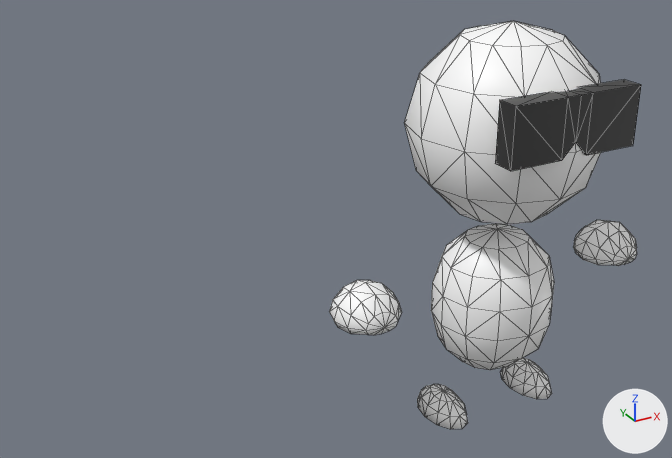
The COLLADA model models/character/dummy.dae as it was, and as the next commit left it.
One viewpoint serves both versions: a camera (50 mm lens) standing at (-3.07, -3.73, 3.18) and looking at (-0.94, 0.14, 1.25). The axes (+X, +Y, +Z) are drawn at lower right. The lights are the same throughout. Mesh edges are drawn as thin lines.

Before the edit, the objects in view are built like this:
```python
me_sphere_002 = bpy.data.meshes.new('Sphere.002')
me_sphere_002.from_pydata(...)  # 334 vertices, 644 faces; spans x -1.04..1.04, y -0.54..0.54, z 0.0..2.25
me_sphere_002.materials.append(mat_material_001)  # white #ffffff
me_sphere_003 = bpy.data.meshes.new('Sphere.003')
me_sphere_003.from_pydata(...)  # 20 vertices, 36 faces; spans x -0.388..0.388, y -0.534..-0.418, z 1.682..1.995
me_sphere_003.materials.append(mat_material_002)  # black #333333
ob_body = bpy.data.objects.new('body', me_sphere_002)
ob_body.location = (0.0, 0.0, 0.0)
ob_glasses = bpy.data.objects.new('glasses', me_sphere_003)
ob_glasses.location = (0.0, 0.0, 0.0)
```
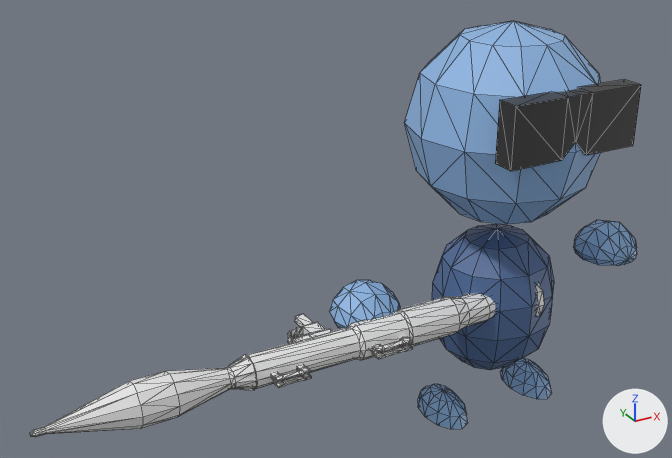
Changed parts and their boxes (x1, y1, x2, y2) in the pictures (672 x 458 px):
'rlauncher', added: after (30, 283, 544, 437)
    faces in mat_rlauncher (its picture is missing): (248, 283, 544, 389)
    faces in mat_material (its picture is missing): (30, 354, 257, 437)
part 1 of me_sphere_002, recoloured (white to blue): (329, 21, 637, 429) in both
part 2 of me_sphere_002, recoloured (white to blue): (432, 224, 554, 370) in both

What the commit changed:
Material 'shirt' (mat_shirt) is new.
Its base color is (0.0759, 0.144, 0.311) (blue #4e6a97).
Its roughness is 0.44.
Material 'skin' (mat_skin) is new.
Its base color is (0.261, 0.452, 0.748) (blue #8cb3e0).
Its roughness is 0.44.
Material 'rlauncher' (mat_rlauncher) is new.
Its base color is (0.8, 0.8, 0.8) (white #e7e7e7).
Its roughness is 0.44.
Material 'Material' (mat_material) is new.
Its base color is (0.8, 0.8, 0.8) (white #e7e7e7).
Its roughness is 0.44.
me_sphere_002 has 334 vertices, 644 faces and spans x -1.04..1.04, y -0.54..0.54, z 0.0..2.25.
me_sphere_002 is used by ob_body; location (0.0, 0.0, 0.0).
me_sphere_002 part 1: 500 faces spanning x -1.04..1.04, y -0.54..0.54, z 0.0..2.25 switch from mat_material_001 (white #ffffff) to mat_skin (blue #8cb3e0).
me_sphere_002 part 2: 144 faces spanning x -0.35..0.35, y -0.33..0.33, z 0.25..1.1 switch from mat_material_001 (white #ffffff) to mat_shirt (blue #4e6a97).
me_sphere_002 part 3: the surface is now shaded flat.
Mesh me_cylinder_001 is new.
It has 624 vertices, 1236 faces and spans x -2.63..0.08, y -0.35..0.18, z 0.62..0.91.
Faces by material slot: [856, 380].
It uses material mat_rlauncher (its picture is missing).
It uses material mat_material (its picture is missing).
Object 'rlauncher' (ob_rlauncher) is new; it shows me_cylinder_001.
Its location is (0.0, 0.0, 0.0).
